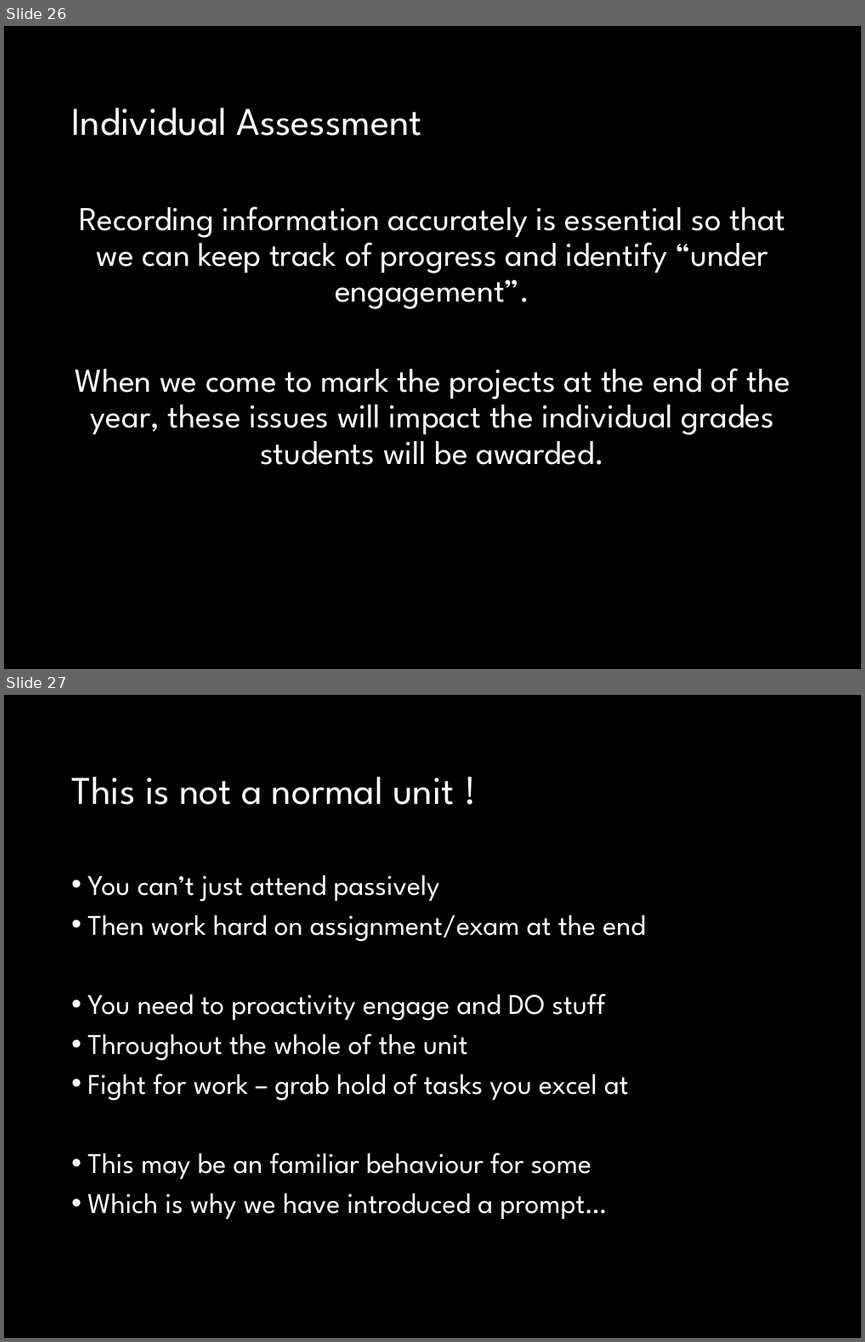
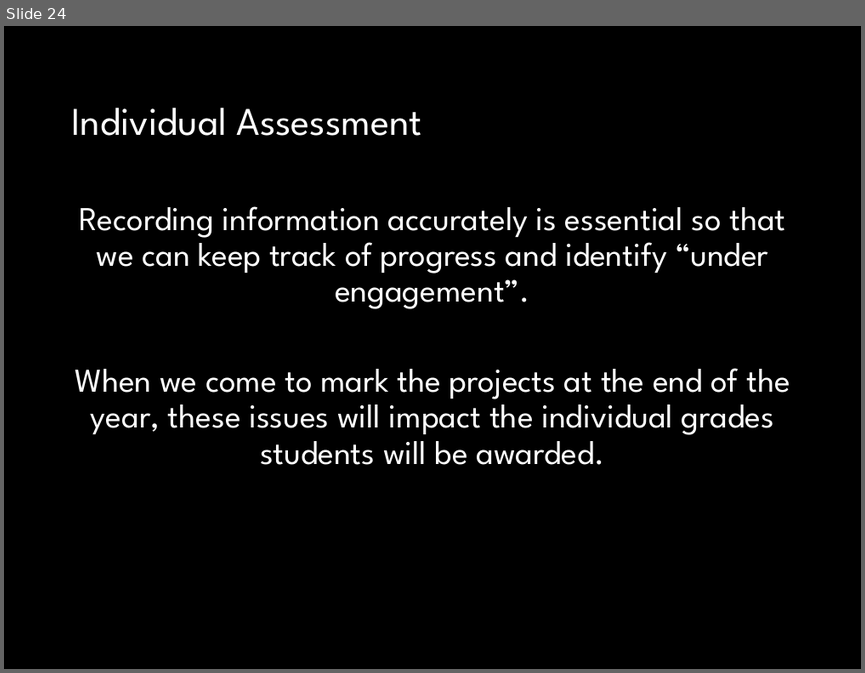
Before and after one commit to fossabot/SPE2018, a slide deck: Lecture Slides/02 Open Project.pptx. Shown one above the other, each under a label of ours: slides 26 and 27 before the commit, slide 24 after it. The pictures are 865x1342 and 865x673 pixels, drawn with LibreOffice and Linux fonts; fonts in the diff are those of the drawing. Boxes give left, top, right and bottom in pixels: in the first picture for what was removed or moved away, otherwise in the second. Text is boxed around its words. In the diff, an @@ line names an element or a change of style, - is before the commit and + after.

```diff
--- a/Lecture Slides/02 Open Project.pptx
+++ b/Lecture Slides/02 Open Project.pptx
@@ slide 27 removed at [4, 695, 861, 1338], background #000000 @@
@@ title removed at [71, 777, 454, 805] @@
-This is not a normal unit !
@@ text removed at [87, 875, 645, 1219] @@
-• You can’t just attend passively
-• Then work hard on assignment/exam at the end
-• You need to proactivity engage and DO stuff
-• Throughout the whole of the unit
-• Fight for work – grab hold of tasks you excel at
-• This may be an familiar behaviour for some
-• Which is why we have introduced a prompt…
@@ what was slide 26 is now slide 24 @@
```
Also in this commit, not shown: 7 slides changed, 2 slides added, 1 other slide removed, 1 other file.
